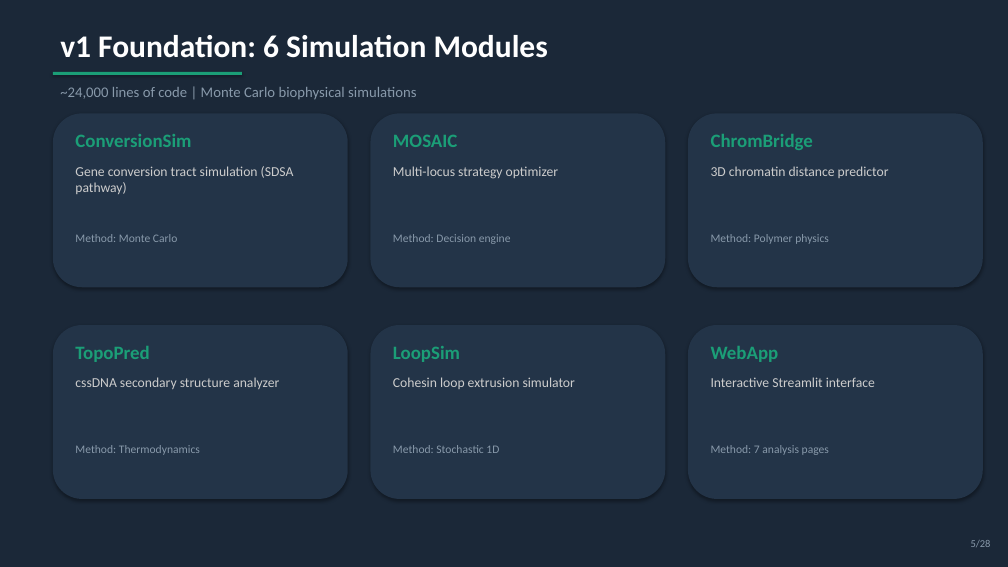
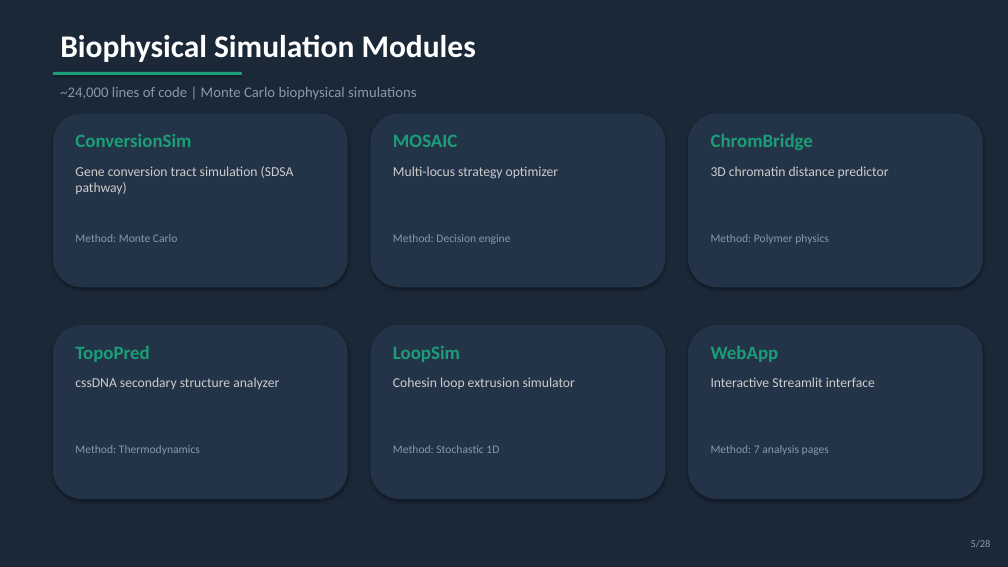
Before and after one commit to visvikbharti/CRISPRArchitect, a slide deck: slide 5 of paper/CRISPRArchitect_v3_LabMeeting.pptx. Drawn at 1008x567 pixels with LibreOffice and Linux fonts; fonts in the diff are those of the drawing. Boxes give left, top, right and bottom in pixels: in the first picture for what was removed or moved away, otherwise in the second. Text is boxed around its words. In the diff, an @@ line names an element or a change of style, - is before the commit and + after.

```diff
--- a/paper/CRISPRArchitect_v3_LabMeeting.pptx
+++ b/paper/CRISPRArchitect_v3_LabMeeting.pptx
@@ text at [60, 35, 476, 62]: text changed @@
-v1 Foundation: 6 Simulation Modules
+Biophysical Simulation Modules
```
Also in this commit, not shown: 11 other slides changed, 19 other files.
